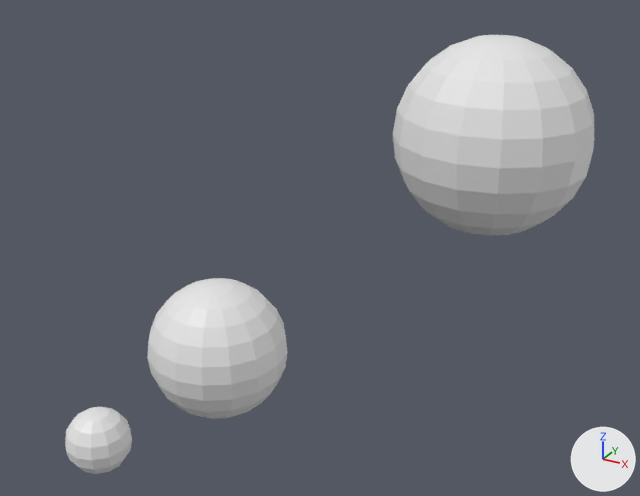
The Blender file planetary-system.blend: old version first, new version second.
Both versions are drawn from a 50 mm lens placed at (1.65, -5.24, 1.6), pointed at (-0.26, -1.77, -0.14). Every picture has the same lights, and +X, +Y and +Z are marked at lower right. The picture after the commit comes second.

Objects in the first picture: 'Moon', 'Planet', 'Sun'.
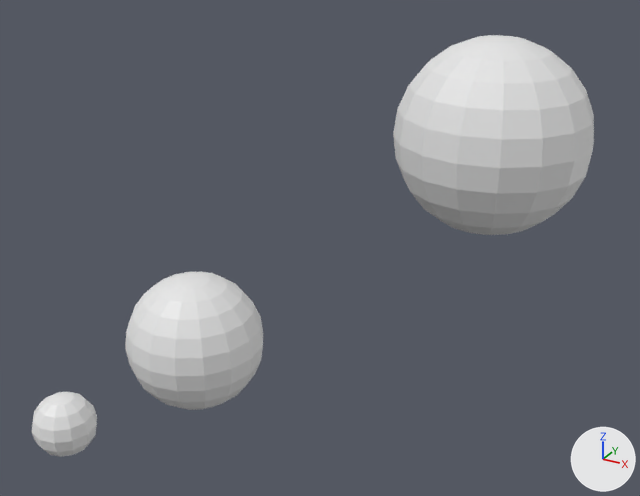
Commit message: Edited planetary system (bezier to linear)

ob_planet_origin is not drawn itself; it is the parent of ob_planet, ob_moon_orbit.
ob_moon_origin is not drawn itself; it is the parent of ob_moon.

Changed parts and their boxes [x1, y1, x2, y2] in the pictures (640 x 496 px):
'Sun', rescaled: before [393, 35, 595, 235]; after [393, 35, 594, 235]
'Planet', moved: before [147, 278, 287, 419]; after [125, 271, 263, 410]
'Moon', moved: before [65, 407, 132, 474]; after [32, 392, 97, 457]

The change, as a list of edits to the scene's bpy script:
```text
Change ob_planet_origin:
    ob_planet_origin.location: (0.0, -3.0, 0.0) -> (-0.104, -2.993, 0.0)
Change ob_sun:
    ob_sun.scale: (0.625, 0.625, 0.625) -> (0.622, 0.622, 0.622)
Change ob_moon_origin:
    ob_moon_origin.location: (0.0, -3.625, 0.0) -> (-0.148, -3.612, 0.0)
```
